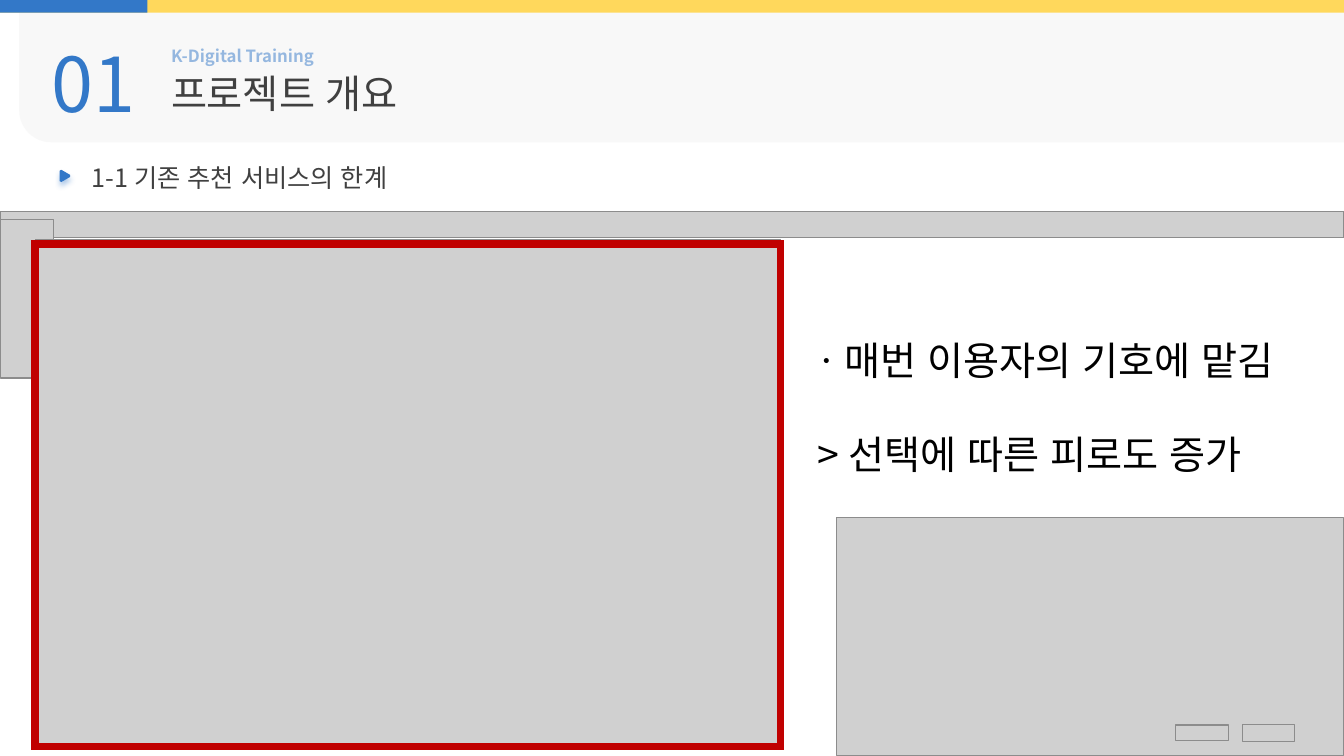
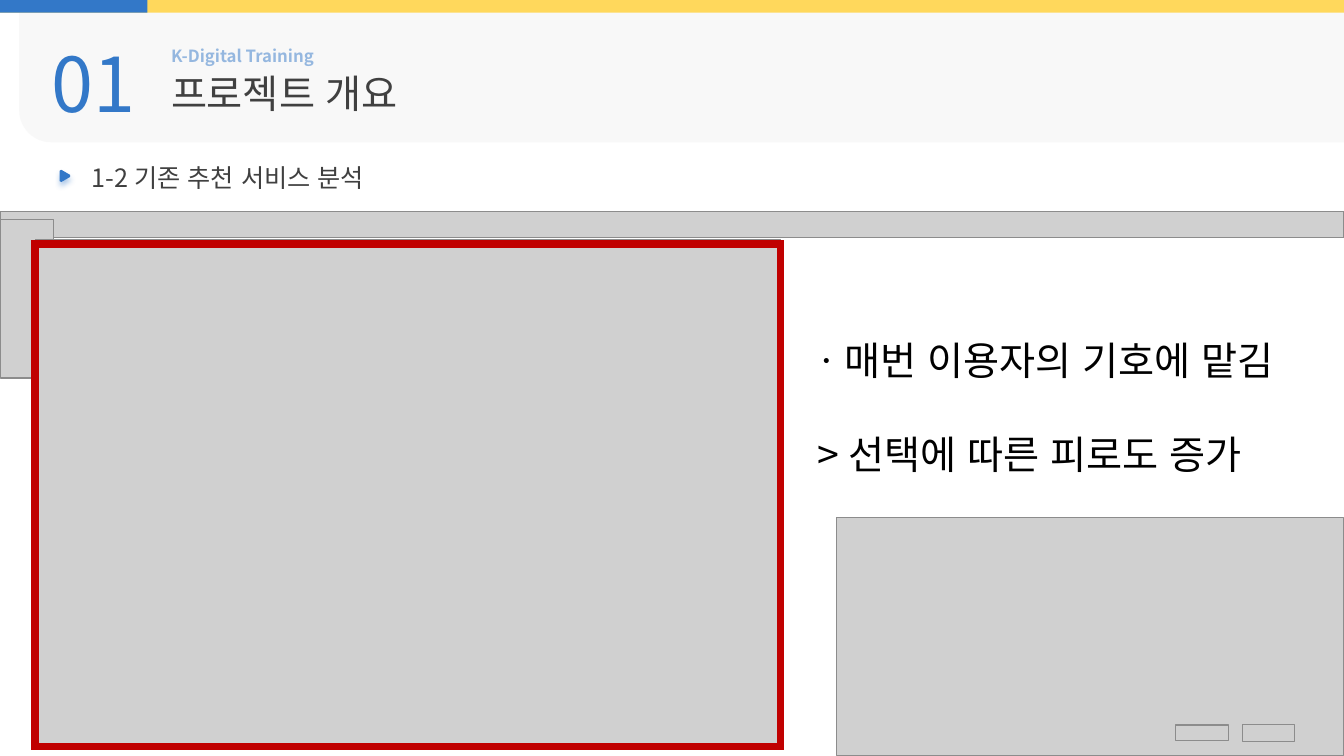
Before and after one commit to Hiddle00/project2_weather, a slide deck: slide 5 of 최종발표/03.D팀_최종발표.pptx (slide 4 before the commit). Drawn at 1344x756 pixels with LibreOffice and Linux fonts; fonts in the diff are those of the drawing; grey boxes stand for pictures; background and template pictures are left out. Boxes give left, top, right and bottom in pixels: in the first picture for what was removed or moved away, otherwise in the second. Text is boxed around its words. In the diff, an @@ line names an element or a change of style, - is before the commit and + after.

```diff
--- a/최종발표/03.D팀_최종발표.pptx
+++ b/최종발표/03.D팀_최종발표.pptx
@@ text at bbox=[92, 166, 364, 189]: text changed @@
-1-1 기존 추천 서비스의 한계
+1-2 기존 추천 서비스 분석
```
Also in this commit, not shown: 6 other slides changed, 2 slides added, 7 other files.
